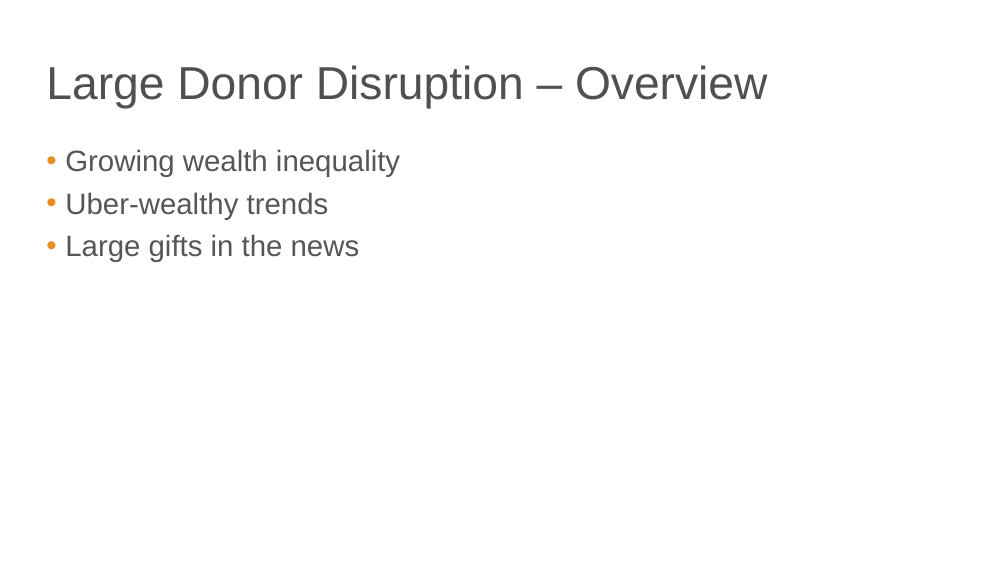
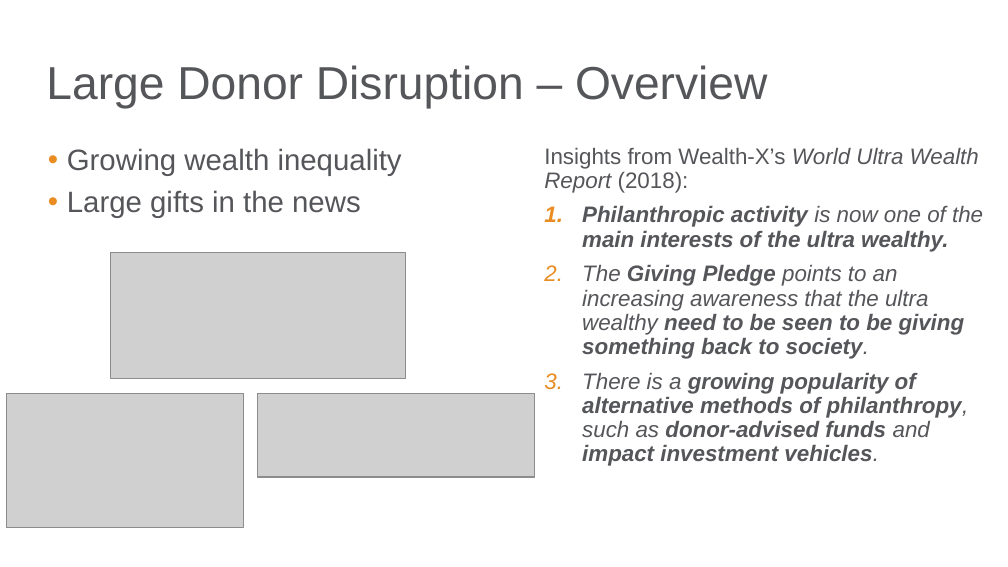
Before and after one commit to bgstieber/APRA-PD-DAS-2019, a slide deck: slide 5 of Generating Insights from Clustering Large Donors - BStieber APRA DAS19.pptx (slide 20 before the commit). Drawn at 1008x567 pixels with LibreOffice and Linux fonts; fonts in the diff are those of the drawing; grey boxes stand for pictures; background and template pictures are left out. Boxes give left, top, right and bottom in pixels: in the first picture for what was removed or moved away, otherwise in the second. Text is boxed around its words. In the diff, an @@ line names an element or a change of style, - is before the commit and + after.

```diff
--- a/Generating Insights from Clustering Large Donors - BStieber APRA DAS19.pptx
+++ b/Generating Insights from Clustering Large Donors - BStieber APRA DAS19.pptx
@@ text added at (544, 148, 983, 466), 16 pt, text #55565A, bold, italic @@
+Insights from Wealth-X’s World Ultra Wealth Report (2018):
+1. Philanthropic activity is now one of the main interests of the ultra wealthy.
+2. The Giving Pledge points to an increasing awareness that the ultra wealthy need to be seen to be giving something back to society.
+3. There is a growing popularity of alternative methods of philanthropy, such as donor-advised funds and impact investment vehicles.
@@ text at (65, 192, 329, 220): paragraph removed @@
-• Uber-wealthy trends
@@ picture added at (111, 252, 405, 378) @@
@@ picture added at (6, 393, 244, 527) @@
@@ picture added at (258, 393, 534, 477) @@
```
Also in this commit, not shown: 1 other slide changed, 4 other files.
